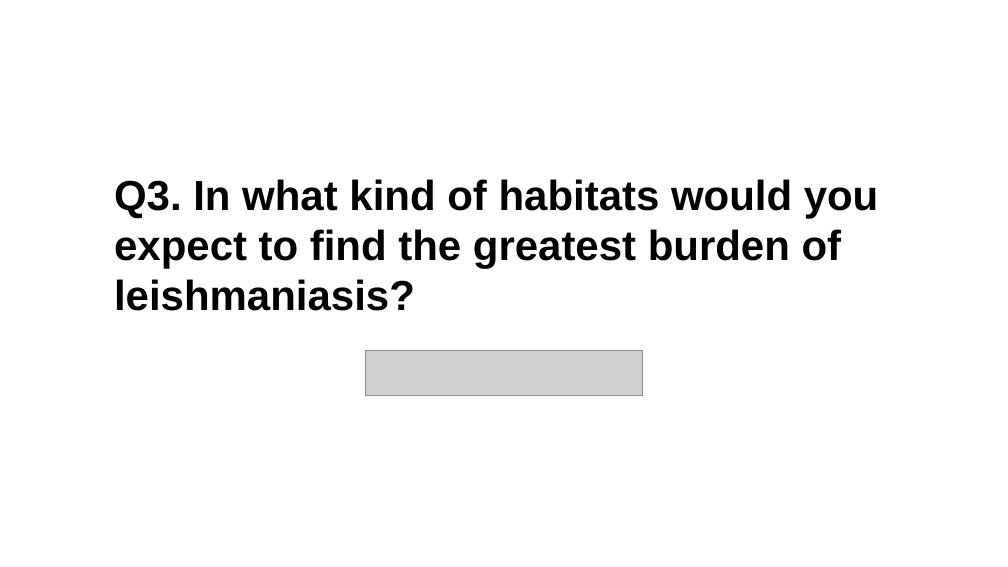
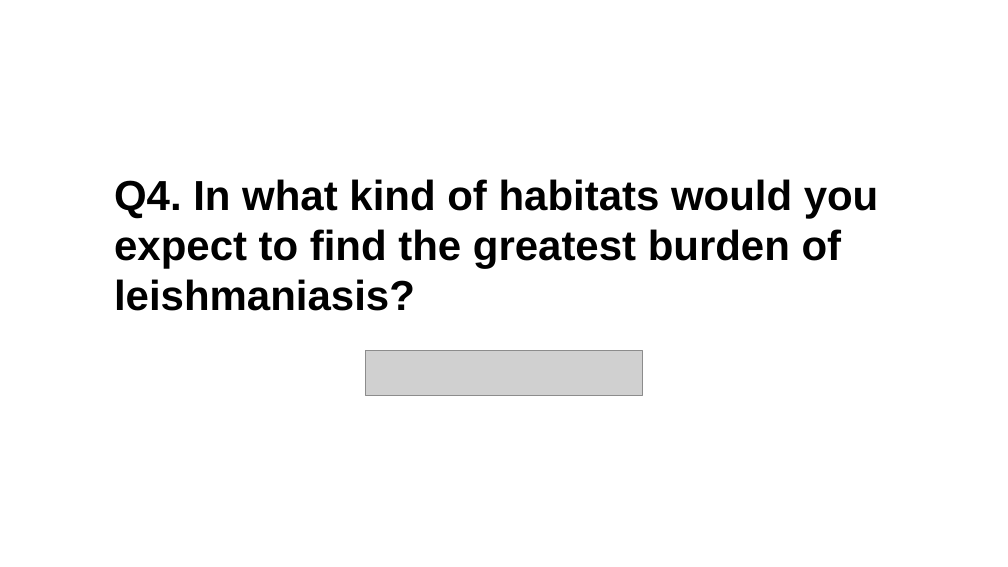
Before and after one commit to wood-lab/fish_406, a slide deck: slide 7 of docs/lectures/in-class_activities/class_20.pptx (slide 6 before the commit). Drawn at 1008x567 pixels with LibreOffice and Linux fonts; fonts in the diff are those of the drawing; grey boxes stand for pictures. Boxes give left, top, right and bottom in pixels: in the first picture for what was removed or moved away, otherwise in the second. Text is boxed around its words. In the diff, an @@ line names an element or a change of style, - is before the commit and + after.

Commit message:
updating ppt

```diff
--- a/docs/lectures/in-class_activities/class_20.pptx
+++ b/docs/lectures/in-class_activities/class_20.pptx
@@ text at [114, 179, 879, 311]: text changed @@
-Q3. In what kind of habitats would you expect to find the greatest burden of leishmaniasis?
+Q4. In what kind of habitats would you expect to find the greatest burden of leishmaniasis?
```
Also in this commit, not shown: 1 slide added, 8 other files.
